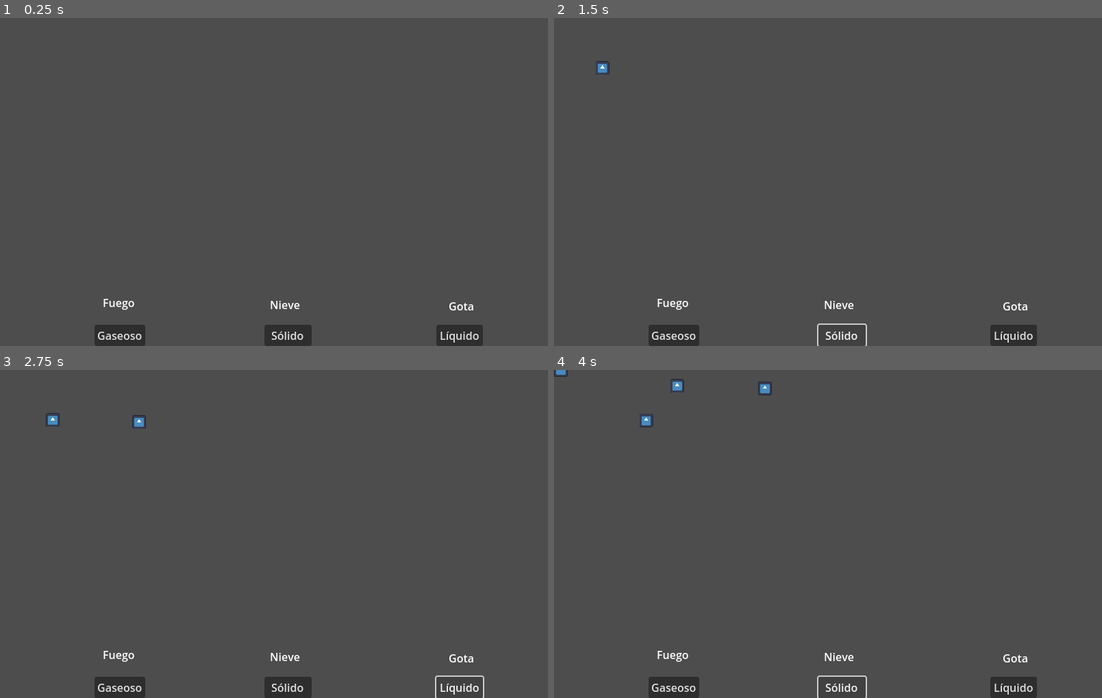
Above: before the commit, frames 1-4 (two rows, left to right).
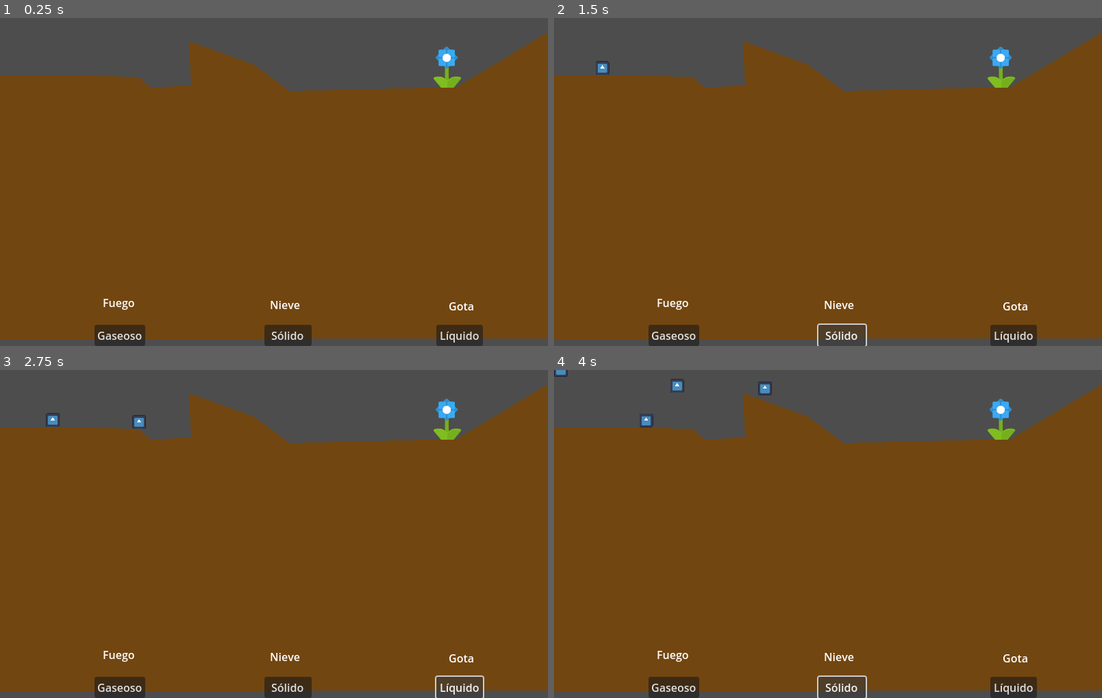
Above: after the commit, the same moments.

Repository: gonzalodelgado/gotita
Game: Godot game, scene res://node_2d.tscn
The game is run twice, just before and just after one commit, with the same random seed, the same clock (stepped at 60 frames per second) and the same inputs. The engine's default icon, where the game draws it, is replaced by a stand-in: a white triangle on a blue panel in a dark square.
Inputs:
- Up to frame 1 (0.25 s): no input
- Up to frame 2 (1.5 s): click "Gaseoso" at 0.5 s; click "Sólido" at 1.25 s
- Up to frame 3 (2.75 s): click "Líquido" at 2 s
- Up to frame 4 (4 s): click "Gaseoso" at 2.75 s; click "Sólido" at 3.5 s

The runs differ from the first frame. In frame 1, 79% of the frame differs, in the area x 0-100%, y 4-98%; in frame 2, 79%; in frame 3, 79%; in frame 4, 79%.

Commit message:
Agregar flor objetivo (inactiva por ahora).

Diff:
--- a/level.tscn
+++ b/level.tscn
@@ -1,14 +1,35 @@
 [gd_scene load_steps=5 format=3 uid="uid://c64ue7jw3wbbj"]
 
 [ext_resource type="Script" uid="uid://ihyojh7w614v" path="res://level.gd" id="1_u52ul"]
+[ext_resource type="Texture2D" uid="uid://gyy2pkhcdel2" path="res://imagenes/flor.png" id="2_vonw3"]
 
 [sub_resource type="CanvasItemMaterial" id="CanvasItemMaterial_5xgho"]
+
+[sub_resource type="CapsuleShape2D" id="CapsuleShape2D_oi3di"]
+radius = 18.0
+height = 58.0
 
 [node name="level" type="StaticBody2D"]
 collision_layer = 3
 collision_mask = 3
+script = ExtResource("1_u52ul")
 
 [node name="CollisionPolygon2D" type="CollisionPolygon2D" parent="."]
 material = SubResource("CanvasItemMaterial_5xgho")
 position = Vector2(-43, -43)
 polygon = PackedVector2Array(43, 127, 43, 513, 842, 512, 843, 64, 710, 144, 466, 150, 413, 111, 319, 77, 322, 141, 273, 145, 263, 145, 246, 130, 233, 129, 157, 127)
+
+[node name="Polygon2D" type="Polygon2D" parent="CollisionPolygon2D"]
+position = Vector2(43, 43)
+color = Color(0.45, 0.27585, 0.063, 1)
+
+[node name="Objetivo" type="Area2D" parent="."]
+position = Vector2(481, 29)
+
+[node name="CollisionShape2D" type="CollisionShape2D" parent="Objetivo"]
+position = Vector2(172, 43)
+shape = SubResource("CapsuleShape2D_oi3di")
+metadata/_edit_group_ = true
+
+[node name="Sprite2D" type="Sprite2D" parent="Objetivo/CollisionShape2D"]
+texture = ExtResource("2_vonw3")
Binary file added: imagenes/flor.png
Not shown, added: imagenes/flor.png.import
